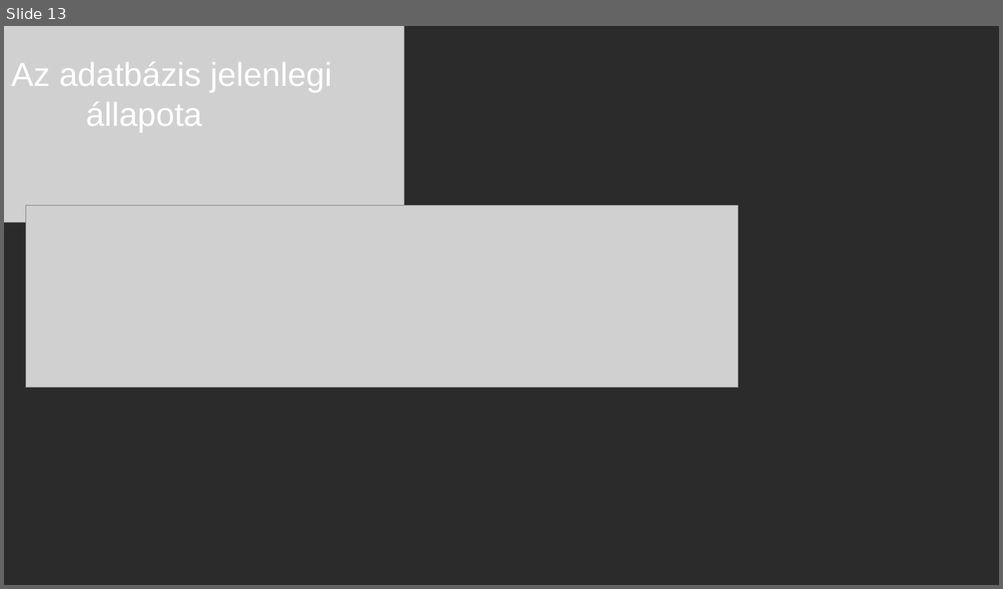
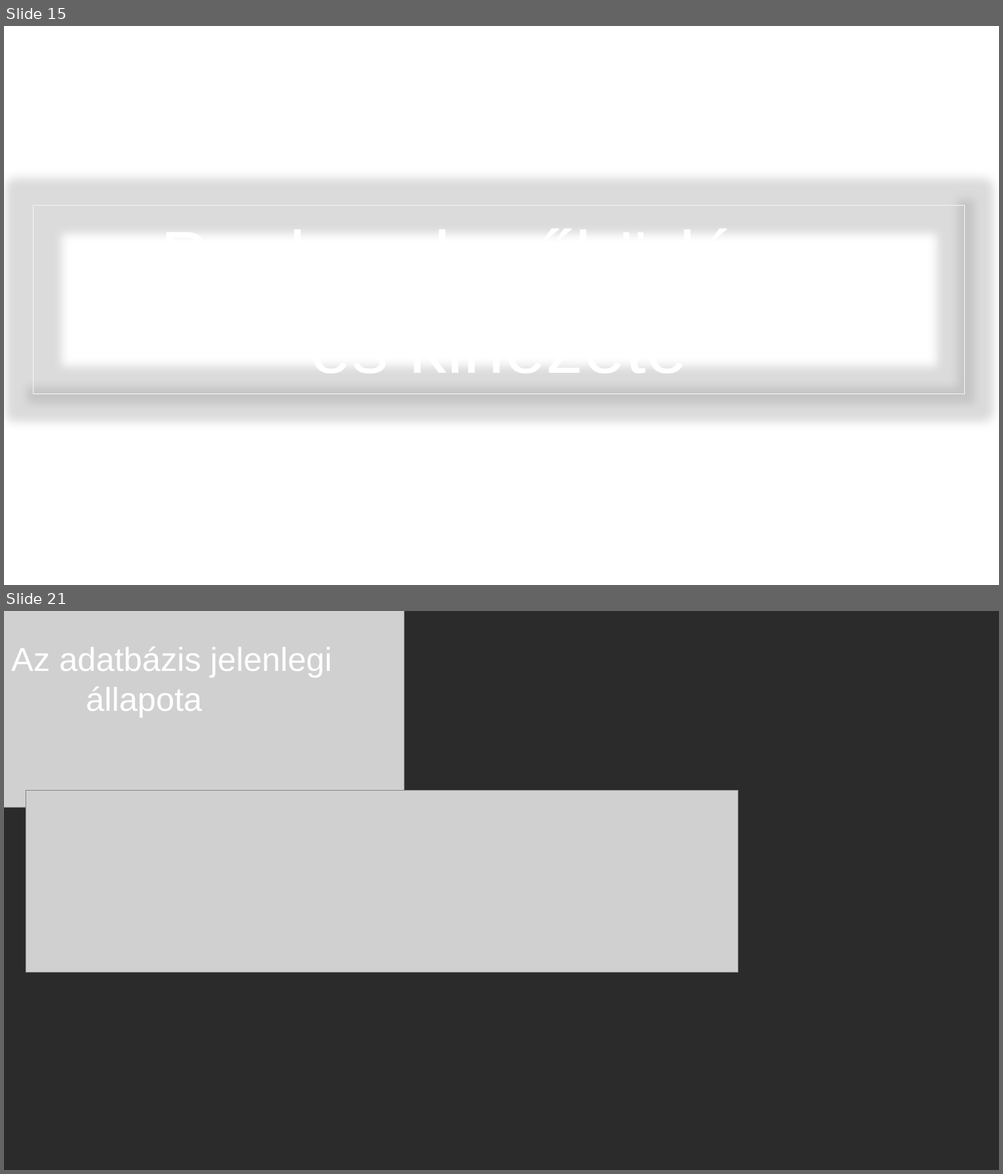
Before and after one commit to ponuzsr/vizsgaremek, a slide deck: Vizsgaremek_Ppt.pptx. Shown one above the other, each under a label of ours: slide 13 before the commit, slides 15 and 21 after it; the slides between them are not shown. The pictures are 1003x589 and 1003x1174 pixels, drawn with LibreOffice and Linux fonts; fonts in the diff are those of the drawing; grey boxes stand for pictures; background and template pictures are left out; a plain dark background stands for a picture behind light text. Boxes give left, top, right and bottom in pixels: in the first picture for what was removed or moved away, otherwise in the second. Text is boxed around its words. In the diff, an @@ line names an element or a change of style, - is before the commit and + after.

```diff
--- a/Vizsgaremek_Ppt.pptx
+++ b/Vizsgaremek_Ppt.pptx
@@ slide 15 added at <box>4,26,999,585</box>, background picture (left out) @@
@@ rectangle added at <box>33,206,965,394</box>, outline #F2F2F2 0.75 pt, 72 pt, text #FFFFFF @@
+Backend működése
+és kinézete
@@ what was slide 13 is now slide 21 @@
```
Also in this commit, not shown: 7 slides changed, 11 other slides added, 7 slides removed.
